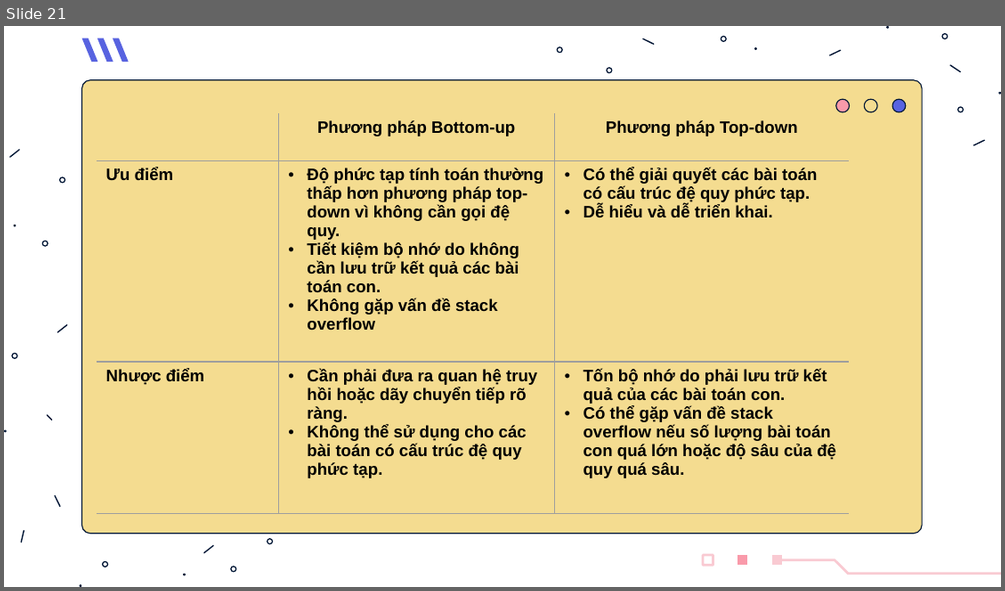
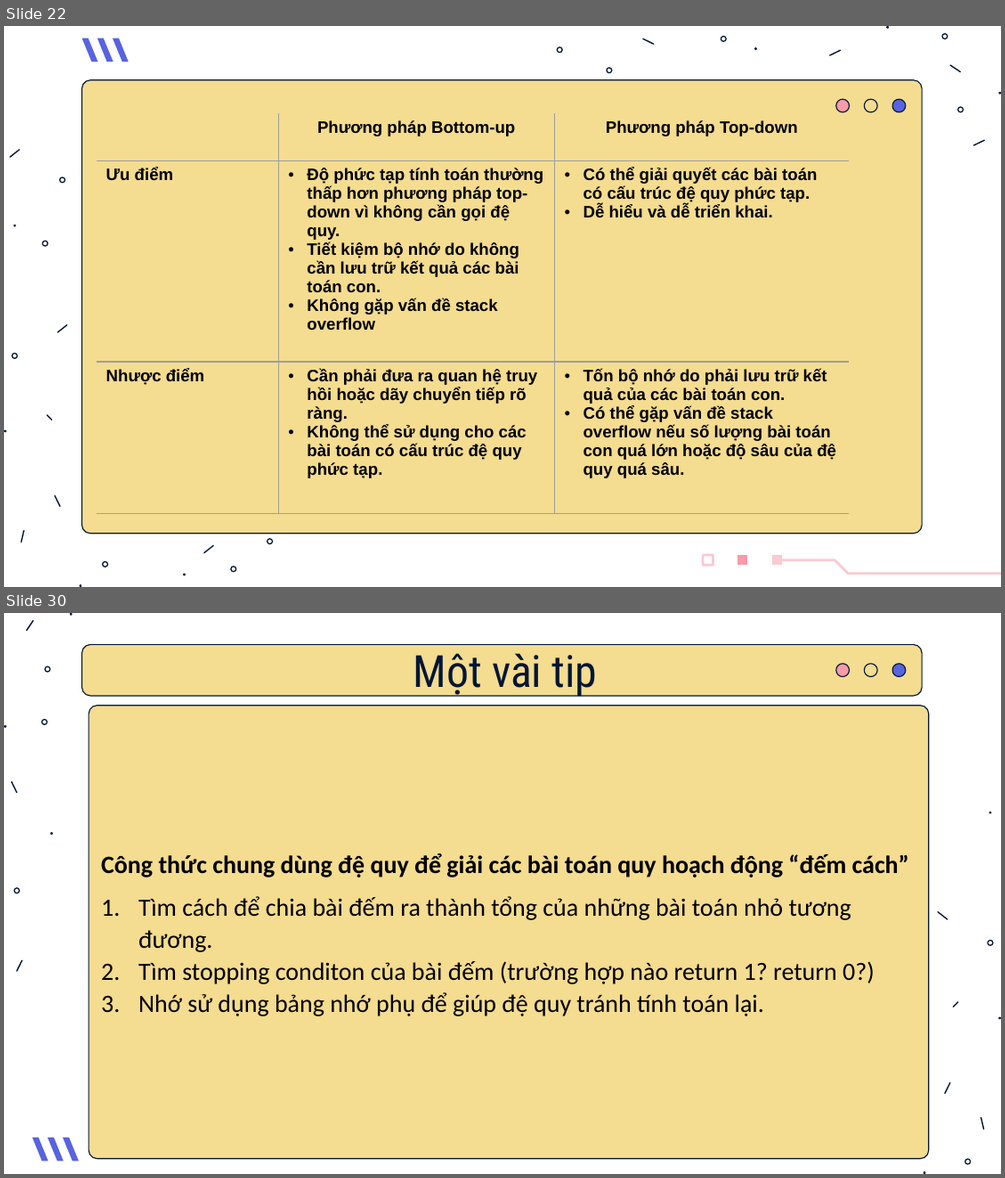
Before and after one commit to Tox1cCoder/CS112, a slide deck: Slide.pptx. Shown one above the other, each under a label of ours: slide 21 before the commit, slides 22 and 30 after it; the slides between them are not shown. The pictures are 1005x591 and 1005x1178 pixels, drawn with LibreOffice and Linux fonts; fonts in the diff are those of the drawing. Boxes give left, top, right and bottom in pixels: in the first picture for what was removed or moved away, otherwise in the second. Text is boxed around its words. In the diff, an @@ line names an element or a change of style, - is before the commit and + after.

```diff
--- a/Slide.pptx
+++ b/Slide.pptx
@@ slide 30 added at (x1=4, y1=613, x2=1001, y2=1174), background #FFFFFF @@
@@ rounded rectangle added at (x1=81, y1=645, x2=922, y2=696), fill #F4DC90, outline #011635 0.75 pt @@
@@ text added at (x1=413, y1=653, x2=598, y2=698), 32 pt, text #011635 @@
+Một vài tip
@@ freeform shape added at (x1=836, y1=664, x2=850, y2=677), fill #F99AAA, outline #011635 0.75 pt @@
@@ freeform shape added at (x1=865, y1=664, x2=877, y2=677), fill #F4DC90, outline #011635 0.75 pt @@
@@ freeform shape added at (x1=892, y1=664, x2=905, y2=677), fill #5863E0, outline #011635 0.75 pt @@
@@ group added at (x1=4, y1=613, x2=72, y2=972): 9 freeform shapes @@
@@ rounded rectangle added at (x1=89, y1=706, x2=929, y2=1159), fill #F4DC90, outline #011635 0.75 pt, 18 pt, text #000000 @@
+Công thức chung dùng đệ quy để giải các bài toán quy hoạch động “đếm cách”
+1. Tìm cách để chia bài đếm ra thành tổng của những bài toán nhỏ tương đương.
+2. Tìm stopping conditon của bài đếm (trường hợp nào return 1? return 0?)
+3. Nhớ sử dụng bảng nhớ phụ để giúp đệ quy tránh tính toán lại.
@@ group added at (x1=923, y1=811, x2=1001, y2=1173): 9 freeform shapes @@
@@ freeform shape added at (x1=32, y1=1137, x2=48, y2=1161), fill #5863E0 @@
@@ freeform shape added at (x1=48, y1=1137, x2=64, y2=1161), fill #5863E0 @@
@@ freeform shape added at (x1=63, y1=1137, x2=79, y2=1161), fill #5863E0 @@
@@ freeform shape added at (x1=94, y1=1150, x2=103, y2=1159), fill #F9CAD2 @@
@@ freeform shape added at (x1=122, y1=1150, x2=130, y2=1159), fill #F9CAD2 @@
@@ freeform shape added at (x1=152, y1=1150, x2=161, y2=1159), fill #F9CAD2 @@
@@ what was slide 21 is now slide 22 @@
```
Also in this commit, not shown: 25 slides changed, 3 other slides added, 1 other file.
